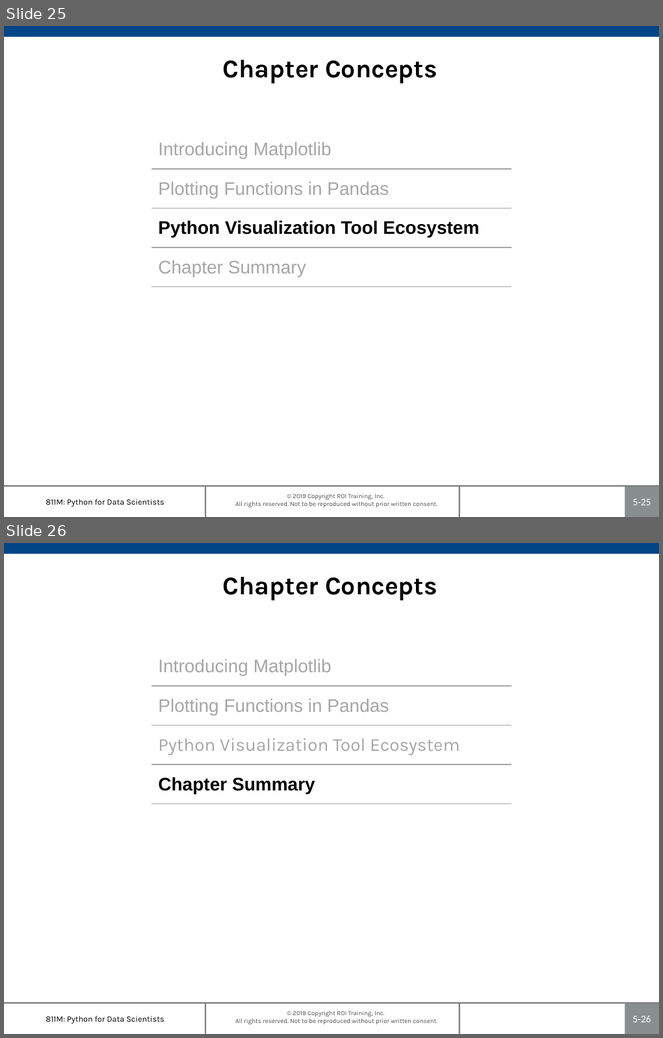
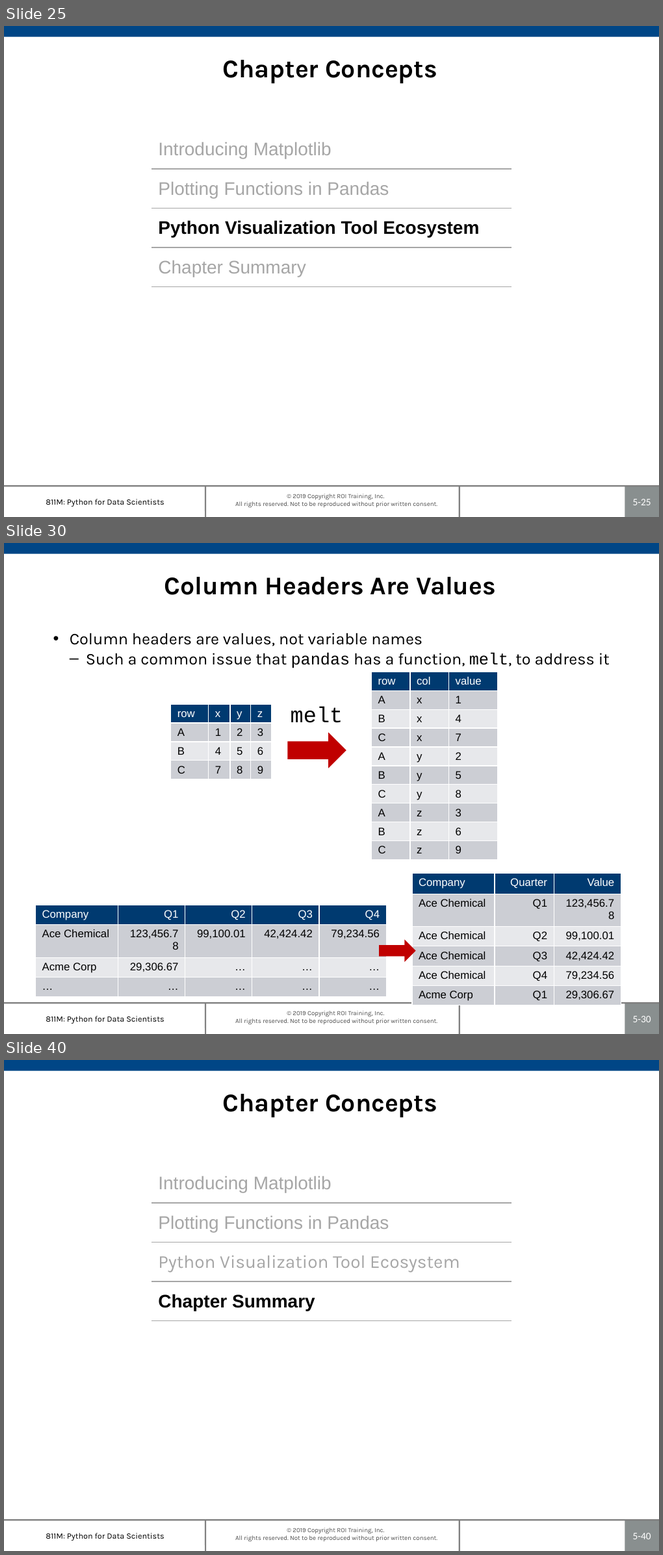
Before and after one commit to roitraining/PythonML, a slide deck: 811M-Ch05_PlottingAndVisualization.pptx. Shown one above the other, each under a label of ours: slides 25 and 26 before the commit, slides 25, 30 and 40 after it; the slides between them are not shown. The pictures are 663x1038 and 663x1555 pixels, drawn with LibreOffice and Linux fonts; fonts in the diff are those of the drawing; background and template pictures are left out. Boxes give left, top, right and bottom in pixels: in the first picture for what was removed or moved away, otherwise in the second. Text is boxed around its words. In the diff, an @@ line names an element or a change of style, - is before the commit and + after.

```diff
--- a/811M-Ch05_PlottingAndVisualization.pptx
+++ b/811M-Ch05_PlottingAndVisualization.pptx
@@ slide 30 added at (4,543,659,1034), background #FFFFFF; not listed: 7 template elements that a slide beside it also shows @@
@@ title added at (165,577,496,595), 28 pt, text #000000, bold @@
+Column Headers Are Values
@@ text added at (70,633,610,668), 18 pt, text #000000 @@
+• Column headers are values, not variable names
+  – Such a common issue that pandas has a function, melt, to address it
@@ table added at (371,672,498,869), 10 rows, 3 columns @@
+row | col | value
+A | x | 1
+B | x | 4
+C | x | 7
+A | y | 2
+B | y | 5
+C | y | 8
+A | z | 3
+B | z | 6
+C | z | 9
@@ table added at (171,704,270,783), 4 rows, 4 columns @@
+row | x | y | z
+A | 1 | 2 | 3
+B | 4 | 5 | 6
+C | 7 | 8 | 9
@@ text added at (291,707,343,723), 24 pt, text #000000 @@
+melt
@@ right arrow added at (287,732,347,769), fill #C00000 @@
@@ table added at (412,873,622,1004), 6 rows, 3 columns @@
+Company | Quarter | Value
+Ace Chemical | Q1 | 123,456.78
+Ace Chemical | Q2 | 99,100.01
+Ace Chemical | Q3 | 42,424.42
+Ace Chemical | Q4 | 79,234.56
+Acme Corp | Q1 | 29,306.67
@@ table added at (35,905,386,984), 4 rows, 5 columns @@
+Company | Q1 | Q2 | Q3 | Q4
+Ace Chemical | 123,456.78 | 99,100.01 | 42,424.42 | 79,234.56
+Acme Corp | 29,306.67 | … | … | …
+… | … | … | … | …
@@ right arrow added at (380,940,416,962), fill #C00000 @@
@@ what was slide 26 is now slide 40 @@
@@ page number at (633,1533,651,1540): text changed @@
-5-26
+5-40
```
Also in this commit, not shown: 6 slides changed, 13 other slides added, 7 other files.
